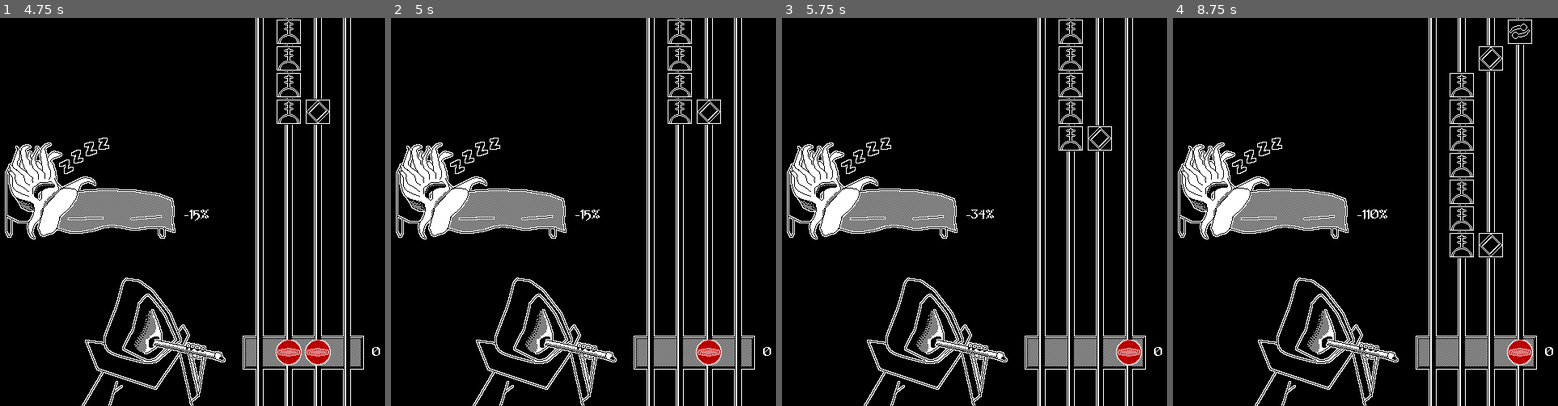
Above: before the commit, frames 1-4 (left to right).
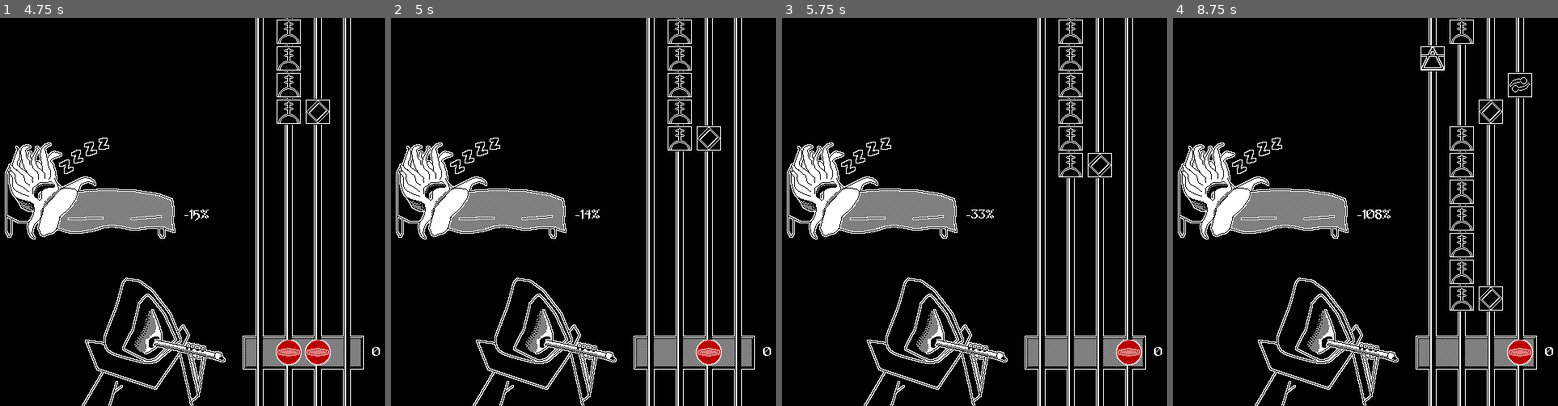
Above: after the commit, the same moments.

Repository: m4ym4y/dont-wake-azathoth
Game: Godot game, scene res://Main.tscn
Two runs of this game, one before a commit and one after it. Both use one fixed random seed, a clock stepped at 60 frames per second and the inputs below. Sound files missing from this copy of the repository are replaced by a short silence.
Inputs:
- Up to frame 1 (4.75 s): tap Enter at 0.5 s; tap H (hline) at 0.6, 3.05, 3.6 s; tap J (jline) at 0.8, 1.35, 3.8, 4.35 s; tap K (kline) at 1.55, 2.1, 4.55 s; tap L (lline) at 2.3, 2.85 s
- Up to frame 2 (5 s): no input
- Up to frame 3 (5.75 s): tap K (kline) at 5.1 s; tap L (lline) at 5.3 s
- Up to frame 4 (8.75 s): tap L (lline) at 5.85, 8.3 s; tap H (hline) at 6.05, 6.6 s; tap J (jline) at 6.8, 7.35 s; tap K (kline) at 7.55, 8.1 s

Frame 1 is identical in both runs. In frame 2, 0.4% of the frame differs, in the area x 50-86%, y 20-53%; in frame 3, 0.4%; in frame 4, 1.6%, in the area x 50-94%, y 0-76%.

Commit message:
make it go faster over time

Diff:
--- a/Main.gd
+++ b/Main.gd
@@ -11,6 +11,7 @@
 	lline = "hline",
 }
 const base_note_speed = 120.0
+const base_wait_time = 0.8
 
 const note_size = 16.0
 const note_step = 33.0
@@ -27,6 +28,9 @@
 var combo_counter = 0
 var max_health = 100
 var health = 100
+
+var timer = 0
+var pitch_scale = 1.0
 
 # Declare member variables here. Examples:
 # var a = 2
@@ -84,7 +88,17 @@
 	health = n
 	$Health.text = str(health) + "%"
 
+func _on_Music_finished():
+	if timer > 1:
+		timer = 0
+		pitch_scale += 0.1
+		$NoteTimer.wait_time = base_wait_time / pitch_scale
+		$Music.pitch_scale = pitch_scale
+	$Music.play()
+
 func _on_NoteTimer_timeout():
+	timer += 1
+
 	advance_notes()
 	increment_combo()
 	set_health(min(health + 1, max_health))
@@ -115,6 +129,7 @@
 func _input(event):
 	for line in locations:
 		if event.is_action_pressed(line):
+			$Sounds.get_node(line).pitch_scale = pitch_scale
 			$Sounds.get_node(line).play()
 			var found_note = false
 			var notes = get_tree().get_nodes_in_group(line)
--- a/Main.tscn
+++ b/Main.tscn
@@ -6,10 +6,10 @@
 [ext_resource path="res://assets/sound/hypnotic-2.mp3" type="AudioStream" id=4]
 [ext_resource path="res://HitIndicator.tscn" type="PackedScene" id=5]
 [ext_resource path="res://assets/cultist.png" type="Texture" id=6]
-[ext_resource path="res://assets/sound/lnote.wav" type="AudioStream" id=7]
-[ext_resource path="res://assets/sound/jnote.wav" type="AudioStream" id=8]
-[ext_resource path="res://assets/sound/hnote.wav" type="AudioStream" id=9]
-[ext_resource path="res://assets/sound/knote.wav" type="AudioStream" id=10]
+[ext_resource path="res://assets/sound/hline.mp3" type="AudioStream" id=7]
+[ext_resource path="res://assets/sound/jline.mp3" type="AudioStream" id=8]
+[ext_resource path="res://assets/sound/kline.mp3" type="AudioStream" id=9]
+[ext_resource path="res://assets/sound/lline.mp3" type="AudioStream" id=10]
 [ext_resource path="res://assets/fonts/Adventurer.ttf" type="DynamicFontData" id=11]
 [ext_resource path="res://assets/azathoth.png" type="Texture" id=12]
 [ext_resource path="res://assets/sound/miss.wav" type="AudioStream" id=13]
@@ -66,16 +66,16 @@
 [node name="Sounds" type="Node" parent="."]
 
 [node name="hline" type="AudioStreamPlayer" parent="Sounds"]
-stream = ExtResource( 9 )
+stream = ExtResource( 7 )
 
 [node name="jline" type="AudioStreamPlayer" parent="Sounds"]
 stream = ExtResource( 8 )
 
 [node name="kline" type="AudioStreamPlayer" parent="Sounds"]
-stream = ExtResource( 10 )
+stream = ExtResource( 9 )
 
 [node name="lline" type="AudioStreamPlayer" parent="Sounds"]
-stream = ExtResource( 7 )
+stream = ExtResource( 10 )
 
 [node name="ComboMeter" type="Label" parent="."]
 margin_left = 503.0
@@ -105,3 +105,4 @@
 texture = ExtResource( 12 )
 
 [connection signal="timeout" from="NoteTimer" to="." method="_on_NoteTimer_timeout"]
+[connection signal="finished" from="Music" to="." method="_on_Music_finished"]
